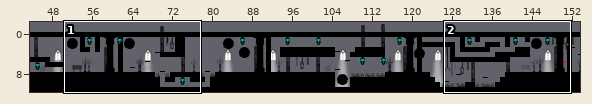
Tiled map (JSON), stored at assets/tilemaps/tableauTiled1.json. Above: a wide view before the commit, with the close-up outlined.
Close-up. Before the commit:
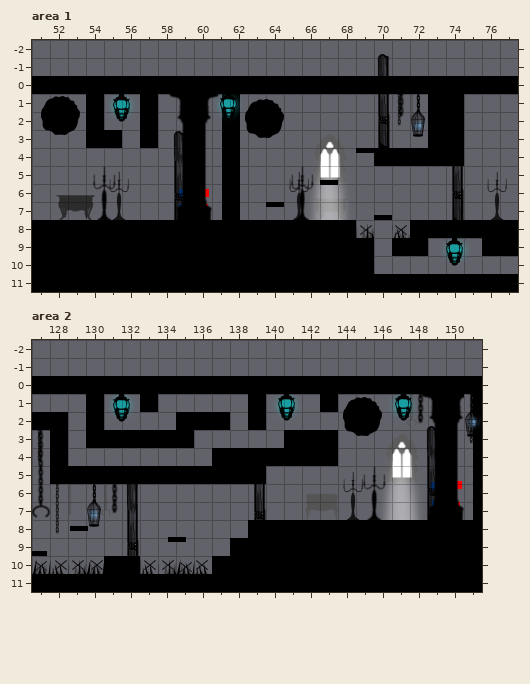
Cells are 64x64 px. Shown: area 1 x 51..77, y -2..11; area 2 x 127..151, y -2..11. The commit also changed other parts of the map, which this record leaves out.
And afterwards:
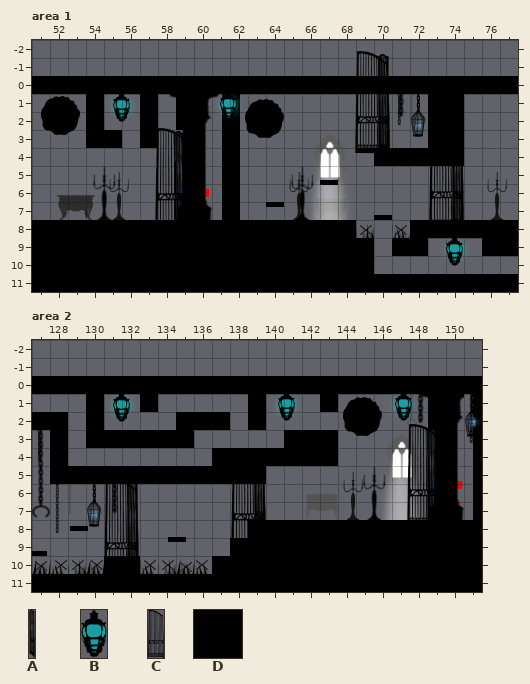
Key: from "Objets": A 6 "Gate", B 7 "Lampe", C 8 "GateO"; from "Tileset1": D 0.
_ is an empty cell.
Objects are placed by their top-left corner, in cells (3,4 is the top-left corner of cell 3,4); size is 1x1 cell unless given.
Changes in this commit:
Layer "GateOpen" (added), area 1:
A new object: C "4" at 68.9,-1.4 size 1.9x5.8.
A new object: C "5" at 73.1,2.8 size 1.9x5.8.
A new object: C "3" at 57.9,2.9 size 1.9x5.8.
Layer "Gates", area 1:
Object A "Gate" at 70.2,-1.2 size 0.7x5.8 becomes A "4" at 70.2,-1.2 size 0.7x5.8.
Object A "Gate" at 74.3,2.9 size 0.7x5.8 becomes A "5" at 74.3,2.9 size 0.7x5.8.
Object A "Gate" at 58.8,3.1 size 0.7x5.8 becomes A "3" at 58.8,3.1 size 0.7x5.8.
Layer "Cachemisere", area 1:
Tile D now appears in rows 1 to 2 at x 59.
Layer "GateOpen" (added), area 2:
A new object: C "14" at 147.9,2.7 size 1.9x5.8.
A new object: C "13" at 138.1,4 size 1.9x5.8.
A new object: C "12" at 131,5.6 size 1.9x5.8.
Layer "Lampes", area 2:
Object B "Lampe" at 147.2,0.8 size 0.9x1.7 becomes B "14" at 147.2,0.8 size 0.9x1.7.
Layer "Gates", area 2:
Object A "Gate" at 148.9,2.8 size 0.7x5.8 becomes A "14" at 148.9,2.8 size 0.7x5.8.
Object A "Gate" at 139.3,4.1 size 0.7x5.8 becomes A "13" at 139.3,4.1 size 0.7x5.8.
Object A "Gate" at 132.2,5.8 size 0.7x5.8 becomes A "12" at 132.2,5.8 size 0.7x5.8.
Layer "Cachemisere", area 2:
Tile D now appears in rows 1 to 2 at x 149.
Where, in picture pixels (left, top, right, bottom), the same in both close-ups:
changed: (355, 51, 390, 154)
changed: (156, 97, 184, 220)
changed: (429, 166, 464, 220)
changed: (407, 397, 436, 520)
changed: (231, 484, 266, 538)
changed: (104, 484, 139, 556)
